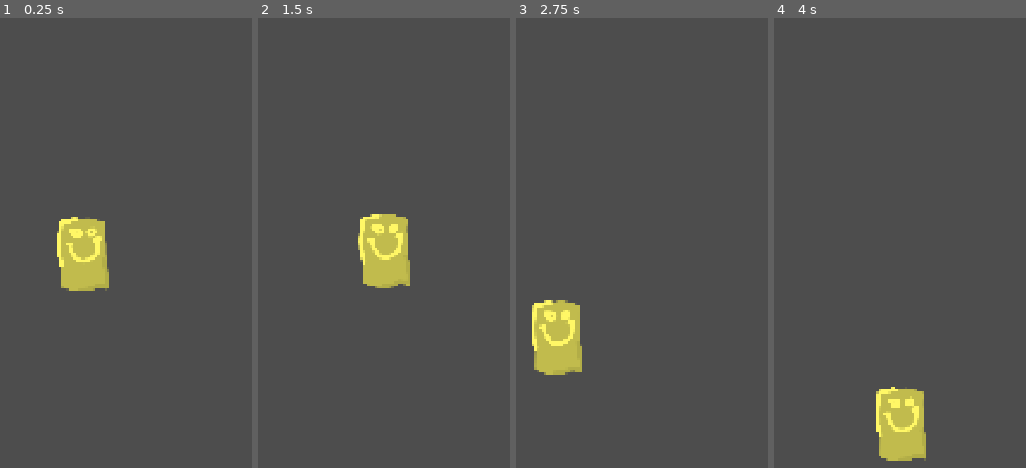
Above: before the commit, frames 1-4 (left to right).
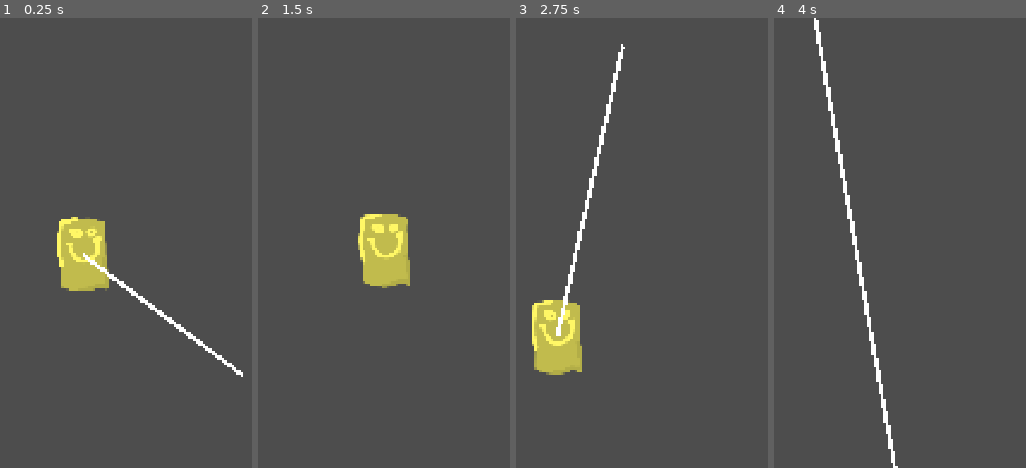
Above: after the commit, the same moments.

Repository: ParadoxicXenos/haven-game-wlg
Game: Godot game, scene res://Scenes/levels.tscn
Same seed, same stepped clock (60 frames per second), same inputs: the game is played once before the commit and once after it.
Inputs (mouse positions are in pixels of both pictures, inside the frame that each line leads up to):
- Up to frame 1 (0.25 s): no input
- Up to frame 2 (1.5 s): move the mouse to (outside the picture) at 0.52 s; press the mouse at (outside the picture) at 0.53 s; hold Right (right) from 0.53 s (still down); tap Up (up) at 0.77 s; move the mouse to (outside the picture) at 1.27 s; release the mouse at (outside the picture) at 1.28 s; click (outside the picture) at 1.35 s
- Up to frame 3 (2.75 s): tap Up (up) at 1.52 s; move the mouse to (679, 144) at 2.02 s; release Right (right) at 2.03 s; press the mouse at (679, 144) at 2.03 s; hold Left (left) from 2.03 s (still down)
- Up to frame 4 (4 s): move the mouse to (816, 333) at 2.77 s; release Left (left) at 2.78 s; release the mouse at (816, 333) at 2.78 s; hold Right (right) from 2.78 s (still down); click (816, 333) at 2.85 s; tap Up (up) at 3.02, 3.77 s; move the mouse to (outside the picture) at 3.52 s; press the mouse at (outside the picture) at 3.53 s

The runs differ from the first frame. In frame 1, 0.7% of the frame differs, in the area x 32-97%, y 52-80%; in frame 2, 0.2%; in frame 3, 1.3%; in frame 4, 4.4%, in the area x 15-61%, y 0-100%.

Commit message:
Push Push

Diff:
--- a/game/Scenes/click_test.tscn
+++ b/game/Scenes/LEGACY/click_test.tscn
@@ -1,6 +1,6 @@
 [gd_scene format=3 uid="uid://boaaqfv8uvy4p"]
 
-[ext_resource type="Script" uid="uid://s6w31qosn3c" path="res://Scripts/click_test.gd" id="1_b0omh"]
+[ext_resource type="Script" uid="uid://s6w31qosn3c" path="res://Scripts/arrow.gd" id="1_b0omh"]
 [ext_resource type="Texture2D" uid="uid://c1jknxfhp6j6j" path="res://Art/The Great Guy.svg" id="2_saiew"]
 
 [node name="ClickTest" type="Node2D" unique_id=1751820851]
@@ -9,3 +9,6 @@
 [node name="Sprite2D" type="Sprite2D" parent="." unique_id=1250969089]
 position = Vector2(644, 378)
 texture = ExtResource("2_saiew")
+
+[node name="arrow" type="Line2D" parent="." unique_id=187924699]
+points = PackedVector2Array(222, 98, 332, 176)
--- /dev/null
+++ b/game/Scenes/arrow.tscn
@@ -0,0 +1,10 @@
+[gd_scene format=3 uid="uid://bhxocmkqydnbo"]
+
+[ext_resource type="Script" uid="uid://s6w31qosn3c" path="res://Scripts/arrow.gd" id="1_2u0bd"]
+
+[node name="arrow" type="Node2D" unique_id=1599074295]
+script = ExtResource("1_2u0bd")
+
+[node name="arrowLine" type="Line2D" parent="." unique_id=765521108]
+position = Vector2(0, -1)
+points = PackedVector2Array(0, 1, 386, 292)
--- a/game/Scenes/player.tscn
+++ b/game/Scenes/player.tscn
@@ -2,6 +2,7 @@
 
 [ext_resource type="Script" uid="uid://c20vvxbdtv7xw" path="res://Scripts/character_body_2d.gd" id="1_bo1nx"]
 [ext_resource type="Texture2D" uid="uid://c1jknxfhp6j6j" path="res://Art/The Great Guy.svg" id="2_8gbba"]
+[ext_resource type="PackedScene" uid="uid://bhxocmkqydnbo" path="res://Scenes/arrow.tscn" id="3_6t5aa"]
 
 [sub_resource type="RectangleShape2D" id="RectangleShape2D_u0f01"]
 size = Vector2(110, 170)
@@ -20,3 +21,7 @@
 [node name="Camera2D" type="Camera2D" parent="CharacterBody2D" unique_id=1906680485]
 position_smoothing_enabled = true
 position_smoothing_speed = 10.0
+
+[node name="arrow" parent="CharacterBody2D/Camera2D" unique_id=1599074295 node_paths=PackedStringArray("parent", "charBody") instance=ExtResource("3_6t5aa")]
+parent = NodePath("../../..")
+charBody = NodePath("../..")
--- a/game/Scripts/click_test.gd
+++ b/game/Scripts/arrow.gd
@@ -1,7 +1,9 @@
 extends Node2D
+@export var parent : Node2D
 var OGmousePos
-
-
+const arrowMult = 0.5
+@onready var arrowLine = $arrowLine
+@export var charBody : CharacterBody2D
 # Called when the node enters the scene tree for the first time.
 func _ready() -> void:
 	pass # Replace with function body.
@@ -12,11 +14,16 @@
 	if Input.is_action_just_pressed("click"):
 		OGmousePos = get_global_mouse_position()
 		print(OGmousePos)
+		arrowLine.set_point_position(0,Vector2(0,0))
+
 	elif Input.is_action_pressed("click") && Input.is_action_just_pressed("click") == false:
+		arrowLine.visible = true
 		var mouseVec= OGmousePos-get_global_mouse_position()
+		arrowLine.set_point_position(1,Vector2(0,0)+mouseVec*arrowMult)
 		print(mouseVec)
-		$Sprite2D.position = OGmousePos + mouseVec
+		##$Sprite2D.position = OGmousePos + mouseVec
 	if Input.is_action_just_released("click"):
 		var mouseVec= OGmousePos-get_global_mouse_position()
 		print(mouseVec,"RELEASED")
-		$Sprite2D.position = OGmousePos + mouseVec
+		arrowLine.visible = false
+		charBody.velocity -= mouseVec
--- a/game/project.godot
+++ b/game/project.godot
@@ -28,6 +28,7 @@
 folder_colors={
 "res://Art/": "green",
 "res://Scenes/": "pink",
+"res://Scenes/LEGACY/": "red",
 "res://Scripts/": "orange",
 "res://Shaders/": "blue"
 }
Renamed: game/Scripts/click_test.gd.uid -> game/Scripts/arrow.gd.uid
